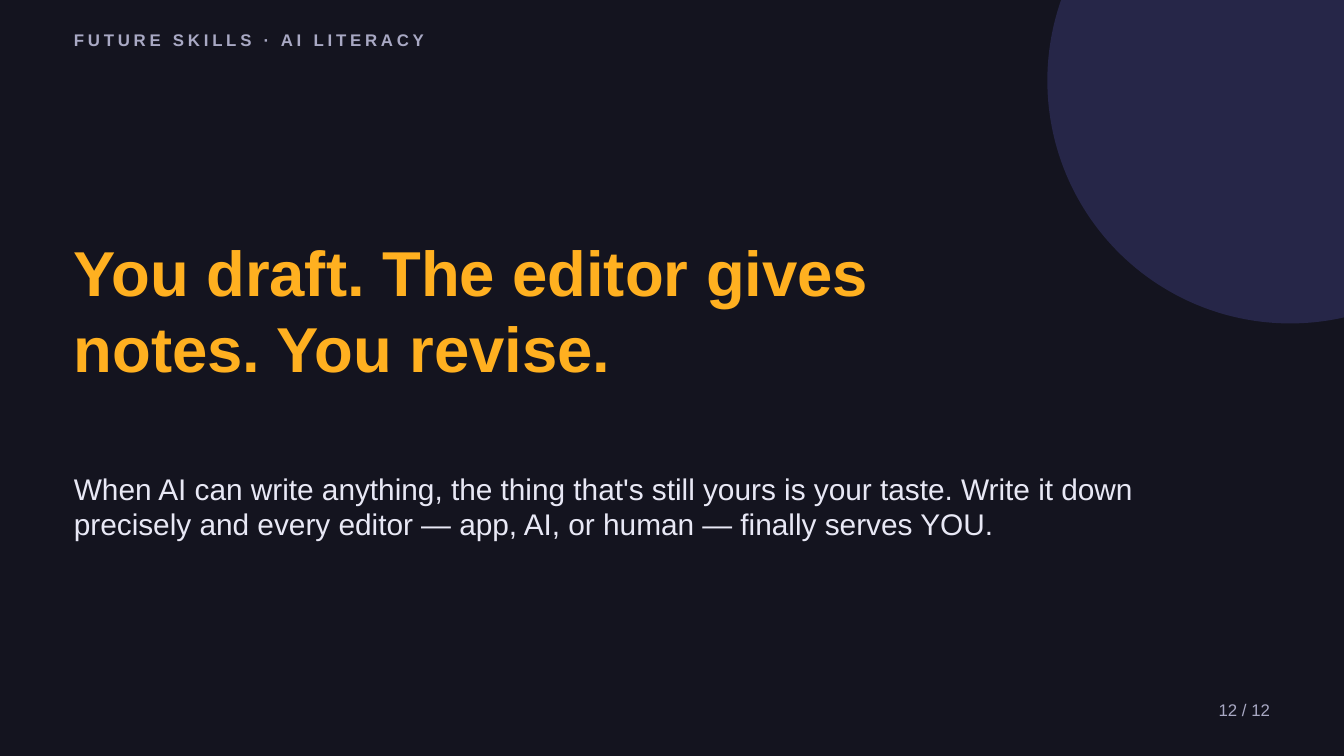
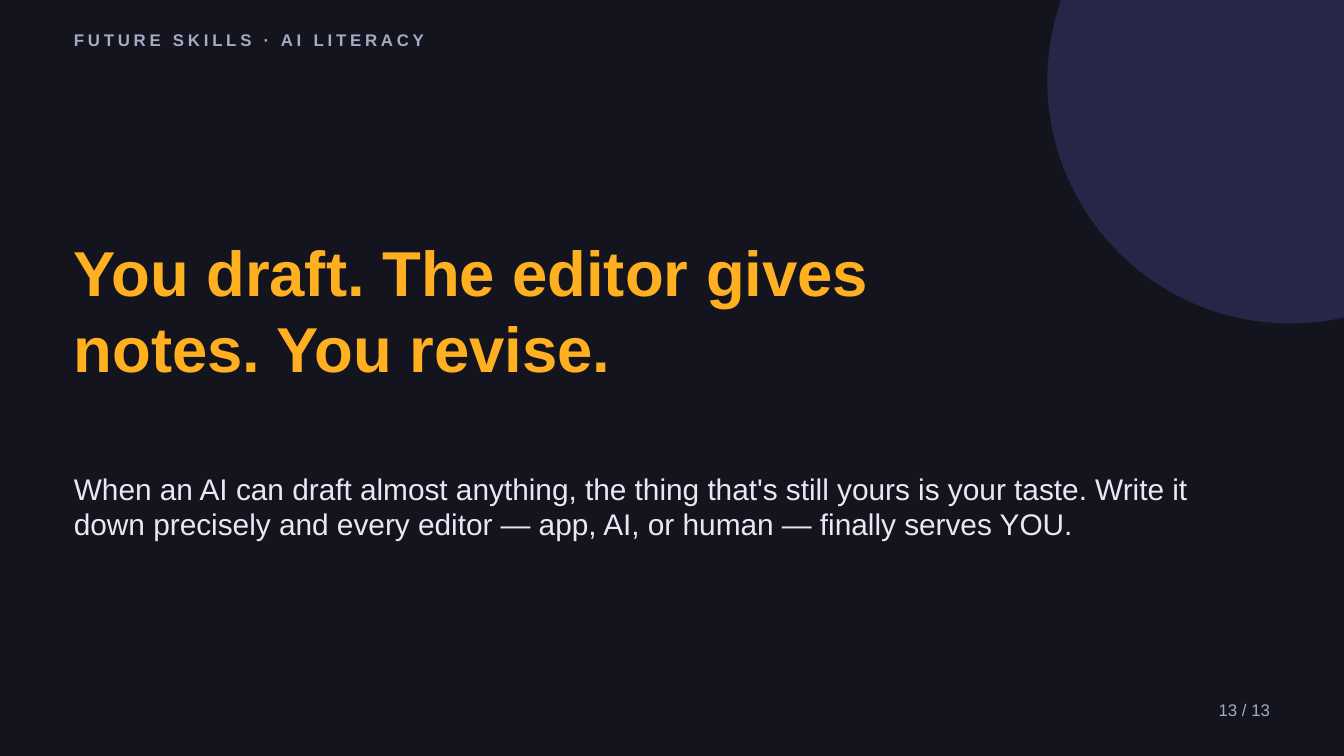
Before and after one commit to phiunit/tptphi, a slide deck: slide 13 of products/ai-taste-file/dist/Teach AI Your Taste - Slides.pptx (slide 12 before the commit). Drawn at 1344x756 pixels with LibreOffice and Linux fonts; fonts in the diff are those of the drawing. Boxes give left, top, right and bottom in pixels: in the first picture for what was removed or moved away, otherwise in the second. Text is boxed around its words. In the diff, an @@ line names an element or a change of style, - is before the commit and + after.

```diff
--- a/products/ai-taste-file/dist/Teach AI Your Taste - Slides.pptx
+++ b/products/ai-taste-file/dist/Teach AI Your Taste - Slides.pptx
@@ text at (x1=74, y1=478, x2=1187, y2=541): text changed @@
-When AI can write anything, the thing that's still yours is your taste. Write it down precisely and every editor — app, AI, or human — finally serves YOU.
+When an AI can draft almost anything, the thing that's still yours is your taste. Write it down precisely and every editor — app, AI, or human — finally serves YOU.
@@ text at (x1=1219, y1=704, x2=1270, y2=716): text changed @@
-12 / 12
+13 / 13
```
Also in this commit, not shown: 11 other slides changed, 1 slide added, 34 other files.
